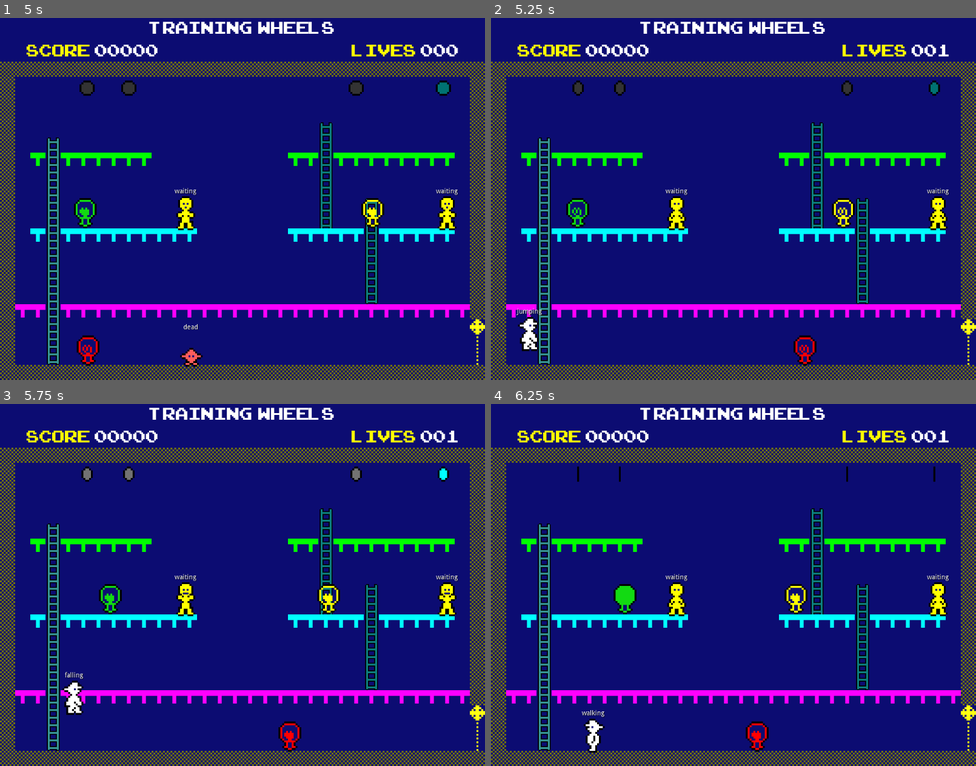
Above: before the commit, frames 1-4 (two rows, left to right).
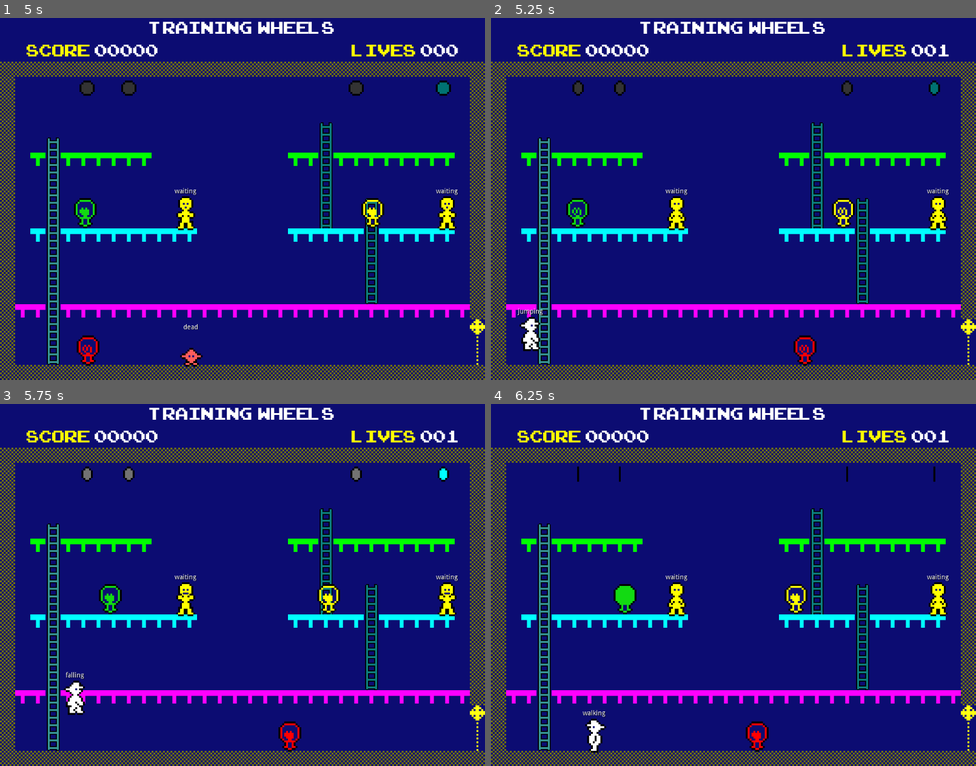
Above: after the commit, the same moments.

Repository: davidblackuk/fred-godot
Game: Godot game, scene res://Levels/Level 001.tscn
The game is run twice, just before and just after one commit, with the same random seed, the same clock (stepped at 60 frames per second) and the same inputs.
Inputs:
- Up to frame 1 (5 s): hold Right (ui_right) 0.53-2.03 s; tap Space (ui_jump) at 0.6, 0.77, 1.07, 1.35, 1.52, 1.82, 2.1, 2.85, 3.02, 3.32, 3.6, 3.77, 4.07, 4.35, 4.52, 4.82 s; hold Left (ui_left) 2.03-2.78 s; hold Right (ui_right) 2.78-4.28 s; hold Left (ui_left) from 4.28 s (still down)
- Up to frame 2 (5.25 s): release Left (ui_left) at 5.03 s; hold Right (ui_right) from 5.03 s (still down); tap Space (ui_jump) at 5.1 s
- Up to frame 3 (5.75 s): keep holding Right (ui_right)
- Up to frame 4 (6.25 s): release Right (ui_right) at 5.78 s; hold Left (ui_left) from 5.78 s (still down); tap Space (ui_jump) at 5.85, 6.02 s

Frame 1 is identical in both runs. In frame 2, 0.2% of the frame differs, in the area x 5-11%, y 80-93%; in frame 3, 0.2%; in frame 4, 0.2%.

Commit message:
Added new states to fred

Diff:
--- a/Levels/Level 002.tscn
+++ b/Levels/Level 002.tscn
@@ -13,11 +13,6 @@
 [ext_resource path="res://tiles.tres" type="TileSet" id=11]
 [ext_resource path="res://Palette.gd" type="Script" id=12]
 
-
-
-
-
-
 [sub_resource type="Curve2D" id=1]
 _data = {
 "points": PoolVector2Array( 0, 0, 0, 0, 240, 184, 0, 0, 0, 0, 413, 185, 0, 0, 0, 0, 240, 184 )
@@ -64,7 +59,7 @@
 collision_layer = 2
 collision_mask = 0
 format = 1
-tile_data = PoolIntArray( -393216, 8, 0, -393185, 9, 0, -327 …(615 unchanged characters)… , 2, 0, 458762, 2, 0, 458763, 2, 0, 458772, 2, 0, 458773, 2, 0, 458774, 2, 0, 45 …(1083 unchanged characters)…
+tile_data = PoolIntArray( -393216, 8, 0, -393185, 9, 0, -327 …(615 unchanged characters)… , 2, 0, 458762, 2, 0, 458763, 2, 0, 458764, 2, 0, 458771, 2, 0, 458772, 2, 0, 458773, 2, 0, 458774, 2, 0, 45 …(1083 unchanged characters)…
 
 [node name="Door" parent="." instance=ExtResource( 5 )]
 position = Vector2( 1008, 656 )
--- a/collectables/Collectable.gd
+++ b/collectables/Collectable.gd
@@ -5,10 +5,15 @@
 const HIGH 		= 2
 const OMG 		= 3
 
+const SCORE_MULTIPLIER = 22
+
 #           0 (22)  1 (44)    2 (66) 3 (88)
 export(int, "LOW", "MEDIUM", "HIGH", "OMG") var reward_level = 0
 
 func _ready():
+	color_according_to_reward()
+
+func color_according_to_reward():
 	match reward_level:
 		LOW:
 			modulate =  Palette.white
@@ -19,8 +24,8 @@
 		OMG:
 			modulate =  Palette.bright_yellow
 
-
 func _on_Area2D_body_entered(body):
 	if body.name == "Player":
-		GameState.add_score((reward_level+1) * 22)
+		GameState.add_score((reward_level+1) * SCORE_MULTIPLIER)
+		# play a sound and animate out fade to alpha 0
 		queue_free()
--- a/controls/state-machine-hud/StateMachineHUD.tscn
+++ b/controls/state-machine-hud/StateMachineHUD.tscn
@@ -5,8 +5,6 @@
 
 onready var state_machine = get_parent().get_node(\"StateMachine\")
 onready var label = get_node(\"Label\")
-
-
 
 func _process(delta):
 	if GameState.show_states:
--- a/fred/Player.gd
+++ b/fred/Player.gd
@@ -28,6 +28,13 @@
 func process_gravity():
 	motion.y += GRAVITY
 
+func arrest_all_motion():
+	motion.x = 0
+	motion.y = 0
+
+func set_motion(x, y):
+	motion.x = x
+	motion.y = y
 
 # is fred over a ladder
 func is_on_ladder():
@@ -49,33 +56,21 @@
 	return jump_height < FALL_HEIGHT_FOR_DEATH
 
 func die():
-	motion.x = 0
-	motion.y = 0
+	arrest_all_motion()
 	animation_player.play("Death")
 	yield(animation_player, "animation_finished")
 	# warning-ignore:return_value_discarded
 	get_tree().reload_current_scene()
 
-func walk():
-	if Input.is_action_pressed("ui_left"):
-		motion.x = -HORIZONTAL_VELOCITY
-		sprite.set_flip_h(true)
-	elif Input.is_action_pressed("ui_right"):
-		sprite.set_flip_h(false)
-		motion.x = HORIZONTAL_VELOCITY
-
 func climb():
-	motion.x = 0
-	motion.y = 0
+	arrest_all_motion()
 	if Input.is_action_pressed("ui_up") and is_on_ladder():
 		var deltaX = active_ladders[0].global_position.x - sprite.global_position.x
-		motion.x = deltaX*10
-		motion.y = -CLIMB_VELOCITY
+		set_motion(deltaX*10, -CLIMB_VELOCITY)
 		animation_player.play()
 	elif Input.is_action_pressed("ui_down") and is_on_ladder():
 		var deltaX = active_ladders[0].global_position.x - sprite.global_position.x
-		motion.x = deltaX*10
-		motion.y = CLIMB_VELOCITY
+		set_motion(deltaX*10, CLIMB_VELOCITY)
 		animation_player.play()
 	else:
 		animation_player.stop(false)
--- a/fred/Player.tscn
+++ b/fred/Player.tscn
@@ -7,6 +7,13 @@
 [ext_resource path="res://fred/PlayerStateMachine.gd" type="Script" id=5]
 [ext_resource path="res://fred/Player.gd" type="Script" id=6]
 [ext_resource path="res://controls/state-machine-hud/StateMachineHUD.tscn" type="PackedScene" id=7]
+[ext_resource path="res://fred/states/Dead.gd" type="Script" id=8]
+[ext_resource path="res://fred/states/Climbing.gd" type="Script" id=9]
+[ext_resource path="res://fred/states/Falling.gd" type="Script" id=10]
+[ext_resource path="res://fred/states/Jumping.gd" type="Script" id=11]
+[ext_resource path="res://fred/states/Dying.gd" type="Script" id=12]
+[ext_resource path="res://fred/states/Idle.gd" type="Script" id=13]
+[ext_resource path="res://fred/states/Walking.gd" type="Script" id=14]
 
 [sub_resource type="RectangleShape2D" id=1]
 extents = Vector2( 15, 32 )
@@ -157,8 +164,31 @@
 stream = ExtResource( 4 )
 volume_db = -30.45
 
+[node name="FsmState" parent="." instance=ExtResource( 7 )]
+position = Vector2( -0.157494, -47.2471 )
+
+[node name="States" type="Node" parent="."]
+
+[node name="Climbing" type="Node" parent="States"]
+script = ExtResource( 9 )
+
+[node name="Dead" type="Node" parent="States"]
+script = ExtResource( 8 )
+
+[node name="Dying" type="Node" parent="States"]
+script = ExtResource( 12 )
+
+[node name="Falling" type="Node" parent="States"]
+script = ExtResource( 10 )
+
+[node name="Idle" type="Node" parent="States"]
+script = ExtResource( 13 )
+
+[node name="Jumping" type="Node" parent="States"]
+script = ExtResource( 11 )
+
+[node name="Walking" type="Node" parent="States"]
+script = ExtResource( 14 )
+
 [node name="StateMachine" type="Node" parent="."]
 script = ExtResource( 5 )
-
-[node name="FsmState" parent="." instance=ExtResource( 7 )]
-position = Vector2( -0.157494, -47.2471 )
--- a/fred/PlayerStateMachine.gd
+++ b/fred/PlayerStateMachine.gd
@@ -1,4 +1,6 @@
-extends "res://state-machine/StateMachine.gd"
+extends "res://state-machine/StateMachineWithPDA.gd"
+
+class_name Player
 
 const STATE_WALKING = "walking"
 const STATE_JUMPING = "jumping"
@@ -8,111 +10,20 @@
 const STATE_DEAD = "dead"
 const STATE_IDLE = "idle"
 
-
+onready var _climbing_state_script = get_node("../States/Climbing")
+onready var _dead_state_script = get_node("../States/Dead")
+onready var _dying_state_script = get_node("../States/Dying")
+onready var _falling_state_script = get_node("../States/Falling")
+onready var _idle_state_script = get_node("../States/Idle")
+onready var _jumping_state_script = get_node("../States/Jumping")
+onready var _walking_state_script = get_node("../States/Walking")
 
 func _ready():
-	add_state(STATE_WALKING)
-	add_state(STATE_JUMPING)
-	add_state(STATE_FALLING)
-	add_state(STATE_CLIMBING)
-	add_state(STATE_DYING)
-	add_state(STATE_DEAD)
-	add_state(STATE_IDLE)
-	call_deferred("set_state", STATE_WALKING)
-
-func _state_logic(delta):
-	parent.process_gravity()
-
-	match state:
-		STATE_WALKING:
-			parent.walk()
-		STATE_CLIMBING:
-			parent.climb()
-		STATE_JUMPING:
-			parent.jump();
-		STATE_FALLING:
-			parent.fall();
-
-
-	parent.process_movement(delta)
-
-
-
-func _get_transition(delta):
-	match state:
-		STATE_DYING:
-			if parent.is_on_floor():
-				return STATE_DEAD
-		STATE_WALKING:
-			if parent.has_enemy_hit:
-				return STATE_DYING
-			if parent.motion.y > 0:
-				return STATE_FALLING
-			elif Input.is_action_pressed("ui_up") && parent.is_on_ladder():
-				return STATE_CLIMBING
-			elif Input.is_action_pressed("ui_down") && parent.is_on_ladder() && !parent.is_on_floor():
-				return STATE_CLIMBING
-			elif Input.is_action_just_pressed("ui_jump") && parent.is_on_floor():
-				return STATE_JUMPING
-			elif !Input.is_action_pressed("ui_left") && !Input.is_action_pressed("ui_right"):
-				return STATE_IDLE
-		STATE_IDLE:
-			if parent.has_enemy_hit:
-				return STATE_DYING
-			if Input.is_action_pressed("ui_up") && parent.is_on_ladder():
-				return STATE_CLIMBING
-			elif Input.is_action_pressed("ui_down") && parent.is_on_ladder() :
-				return STATE_CLIMBING
-			elif Input.is_action_just_pressed("ui_jump") && parent.is_on_floor():
-				return STATE_JUMPING
-			elif Input.is_action_pressed("ui_left") || Input.is_action_pressed("ui_right"):
-				return STATE_WALKING
-		STATE_JUMPING:
-			if parent.has_enemy_hit:
-				return STATE_DYING
-			if parent.motion.y > 0:
-				return STATE_FALLING
-		STATE_FALLING:
-			if parent.has_enemy_hit:
-				return STATE_DYING
-			if parent.is_on_floor():
-				if parent.has_fallen_to_death():
-					return STATE_DYING
-				else:
-					return STATE_IDLE
-
-		STATE_CLIMBING:
-			if parent.has_enemy_hit:
-				return STATE_DYING
-			if  Input.is_action_pressed("ui_left") or Input.is_action_pressed("ui_right"):
-				return STATE_WALKING
-
-	# handles state dead which is never transitioned out of. Death is a one way street
-	return null
-
-
-func _enter_state(new_state, old_state):
-	print(old_state, " -> ", new_state)
-	match state:
-		STATE_DEAD:
-			GameState.life_lost()
-			parent.die()
-		STATE_FALLING:
-			if old_state == STATE_WALKING:
-				parent.motion.x = 0
-			parent.jump_start_y = parent.global_position.y
-		STATE_JUMPING:
-			parent.jump_start_y = parent.global_position.y
-			parent.motion.y = -parent.JUMP_VELOCITY
-		STATE_IDLE:
-			parent.motion.x = 0
-			parent.animation_player.play("Idle")
-		STATE_WALKING:
-			parent.animation_player.play("Walk")
-		STATE_CLIMBING:
-			parent.animation_player.play("Climb")
-
-
-
-func _exit_state(old_state, new_state):
-	pass
+	add_state(STATE_WALKING, _walking_state_script)
+	add_state(STATE_JUMPING, _jumping_state_script)
+	add_state(STATE_FALLING, _falling_state_script)
+	add_state(STATE_CLIMBING, _climbing_state_script)
+	add_state(STATE_DYING, _dying_state_script)
+	add_state(STATE_DEAD, _dead_state_script)
+	add_state(STATE_IDLE, _idle_state_script)
+	call_deferred("_set_state", STATE_IDLE)
--- a/fred/states/Climbing.gd
+++ b/fred/states/Climbing.gd
@@ -1 +1,20 @@
 extends "res://state-machine/StateMachineState.gd"
+
+
+func get_transition(delta, parent):
+	if parent.has_enemy_hit:
+		return Player.STATE_DYING
+	if  Input.is_action_pressed("ui_left") or Input.is_action_pressed("ui_right"):
+		return Player.STATE_WALKING
+	return null;
+
+func state_logic(delta, parent):
+	parent.process_gravity()
+	parent.climb()
+	parent.process_movement(delta)
+
+func enter_state(new_state, old_state, parent):
+	parent.animation_player.play("Climb")
+
+func exit_state(old_state, new_state, parent):
+	pass
--- a/fred/states/Dead.gd
+++ b/fred/states/Dead.gd
@@ -1 +1,16 @@
 extends "res://state-machine/StateMachineState.gd"
+
+func get_transition(delta, parent):
+	# like in life there is no transition out of being dead
+	return null
+
+func state_logic(delta, parent):
+	parent.process_gravity()
+	parent.process_movement(delta)
+
+func enter_state(new_state, old_state, parent):
+	GameState.life_lost()
+	parent.die()
+
+func exit_state(old_state, new_state, parent):
+	pass
--- a/fred/states/Dying.gd
+++ b/fred/states/Dying.gd
@@ -1 +1,16 @@
 extends "res://state-machine/StateMachineState.gd"
+
+func get_transition(delta, parent):
+	if parent.is_on_floor():
+		return Player.STATE_DEAD
+	return null
+
+func state_logic(delta, parent):
+	parent.process_gravity()
+	parent.process_movement(delta)
+
+func enter_state(new_state, old_state, parent):
+	pass
+
+func exit_state(old_state, new_state, parent):
+	pass
--- a/fred/states/Falling.gd
+++ b/fred/states/Falling.gd
@@ -1 +1,24 @@
 extends "res://state-machine/StateMachineState.gd"
+
+func get_transition(delta, parent):
+	if parent.has_enemy_hit:
+		return Player.STATE_DYING
+	if parent.is_on_floor():
+		if parent.has_fallen_to_death():
+			return Player.STATE_DYING
+		else:
+			return Player.STATE_IDLE
+	return null
+
+func state_logic(delta, parent):
+	parent.process_gravity()
+	parent.fall();
+	parent.process_movement(delta)
+
+func enter_state(new_state, old_state, parent):
+	if old_state == Player.STATE_WALKING:
+		parent.motion.x = 0
+	parent.jump_start_y = parent.global_position.y
+
+func exit_state(old_state, new_state, parent):
+	pass
--- a/fred/states/Idle.gd
+++ b/fred/states/Idle.gd
@@ -1 +1,25 @@
 extends "res://state-machine/StateMachineState.gd"
+
+func get_transition(delta, parent):
+	if parent.has_enemy_hit:
+		return Player.STATE_DYING
+	if Input.is_action_pressed("ui_up") && parent.is_on_ladder():
+		return Player.STATE_CLIMBING
+	elif Input.is_action_pressed("ui_down") && parent.is_on_ladder() :
+		return Player.STATE_CLIMBING
+	elif Input.is_action_just_pressed("ui_jump") && parent.is_on_floor():
+		return Player.STATE_JUMPING
+	elif Input.is_action_pressed("ui_left") || Input.is_action_pressed("ui_right"):
+		return Player.STATE_WALKING
+	return null
+
+func state_logic(delta, parent):
+	parent.process_gravity()
+	parent.process_movement(delta)
+
+func enter_state(new_state, old_state, parent):
+	parent.motion.x = 0
+	parent.animation_player.play("Idle")
+
+func exit_state(old_state, new_state, parent):
+	pass
--- a/fred/states/Jumping.gd
+++ b/fred/states/Jumping.gd
@@ -1 +1,20 @@
 extends "res://state-machine/StateMachineState.gd"
+
+func get_transition(delta, parent):
+	if parent.has_enemy_hit:
+		return Player.STATE_DYING
+	if parent.motion.y > 0:
+		return Player.STATE_FALLING
+	return null
+
+func state_logic(delta, parent):
+	parent.process_gravity()
+	parent.jump();
+	parent.process_movement(delta)
+
+func enter_state(new_state, old_state, parent):
+	parent.jump_start_y = parent.global_position.y
+	parent.motion.y = -parent.JUMP_VELOCITY
+
+func exit_state(old_state, new_state, parent):
+	pass
--- a/fred/states/Walking.gd
+++ b/fred/states/Walking.gd
@@ -1 +1,34 @@
 extends "res://state-machine/StateMachineState.gd"
+
+func enter_state(new_state, old_state, parent):
+	parent.animation_player.play("Walk")
+
+func exit_state(old_state, new_state, parent):
+	pass
+
+func get_transition(delta, parent):
+	if parent.has_enemy_hit:
+		return Player.STATE_DYING
+	if parent.motion.y > 0:
+		return Player.STATE_FALLING
+	elif Input.is_action_pressed("ui_up") && parent.is_on_ladder():
+		return Player.STATE_CLIMBING
+	elif Input.is_action_pressed("ui_down") && parent.is_on_ladder() && !parent.is_on_floor():
+		return Player.STATE_CLIMBING
+	elif Input.is_action_just_pressed("ui_jump") && parent.is_on_floor():
+		return Player.STATE_JUMPING
+	elif !Input.is_action_pressed("ui_left") && !Input.is_action_pressed("ui_right"):
+		return Player.STATE_IDLE
+	return null
+
+func state_logic(delta, parent):
+	parent.process_gravity()
+
+	if Input.is_action_pressed("ui_left"):
+		parent.motion.x = -parent.HORIZONTAL_VELOCITY
+		parent.sprite.set_flip_h(true)
+	elif Input.is_action_pressed("ui_right"):
+		parent.sprite.set_flip_h(false)
+		parent.motion.x = parent.HORIZONTAL_VELOCITY
+
+	parent.process_movement(delta)
--- a/project.godot
+++ b/project.godot
@@ -13,6 +13,11 @@
 "class": "Palette",
 "language": "GDScript",
 "path": "res://Palette.gd"
+}, {
+"base": "Node",
+"class": "Player",
+"language": "GDScript",
+"path": "res://fred/PlayerStateMachine.gd"
 }, {
 "base": "Node",
 "class": "StateMachine",
@@ -36,6 +41,7 @@
 } ]
 _global_script_class_icons={
 "Palette": "",
+"Player": "",
 "StateMachine": "",
 "StateMachineState": "",
 "StateMachineWithPDA": "",
--- a/victims/VictimStateMachine.gd
+++ b/victims/VictimStateMachine.gd
@@ -5,10 +5,10 @@
 const STATE_WAITING = "waiting"
 const STATE_RESCUED = "rescued"
 
-onready var script_waiting = get_node("../States/Waiting")
-onready var script_rescued = get_node("../States/Rescued")
+onready var _waiting_state_script = get_node("../States/Waiting")
+onready var _rescued_state_script = get_node("../States/Rescued")
 
 func _ready():
-	add_state(STATE_WAITING, script_waiting)
-	add_state(STATE_RESCUED, script_rescued)
+	add_state(STATE_WAITING, _waiting_state_script)
+	add_state(STATE_RESCUED, _rescued_state_script)
 	call_deferred("_set_state", STATE_WAITING)
Not shown: 1 places in fred/Player.tscn that only renumber resources
